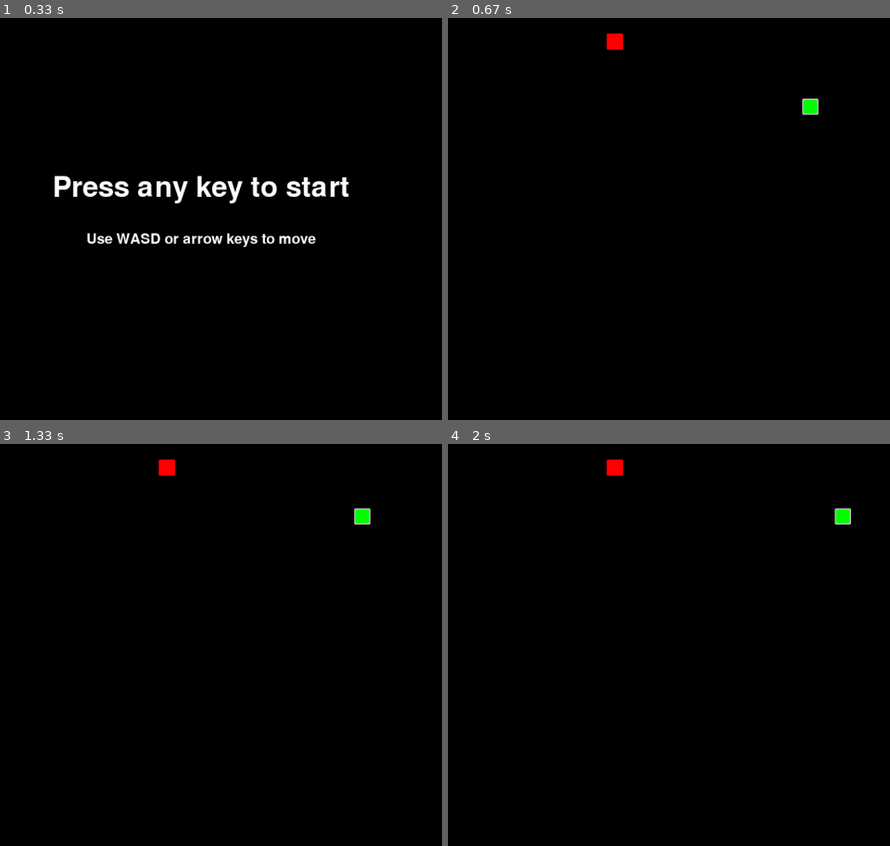
Above: before the commit, frames 1-4 (two rows, left to right).
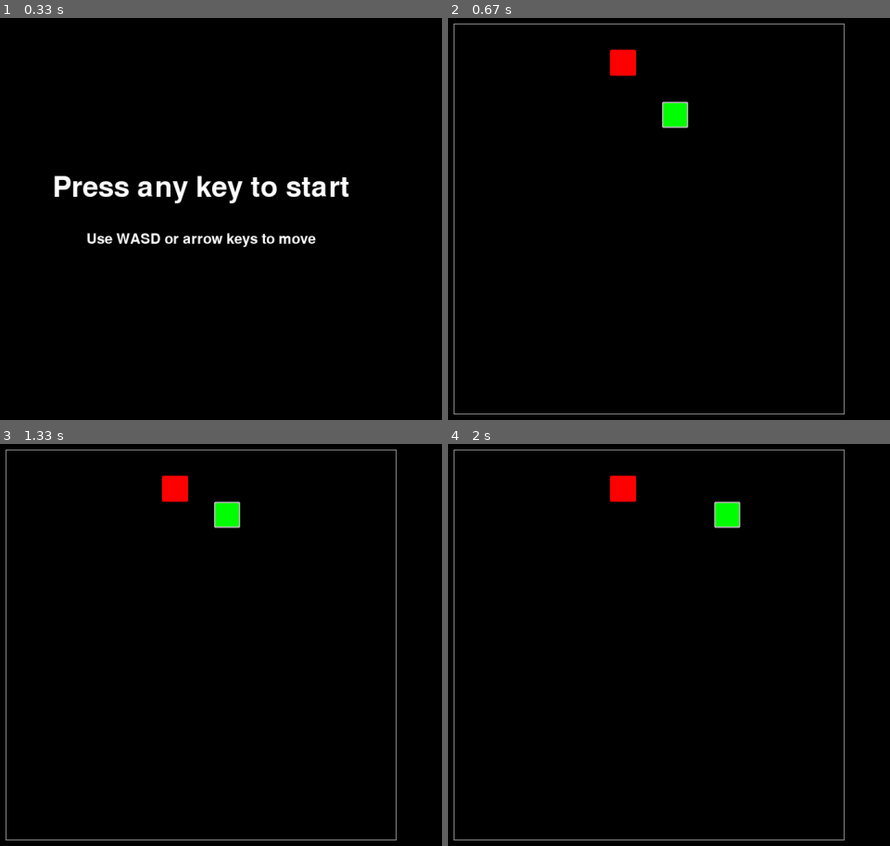
Above: after the commit, the same moments.

Repository: benbxncroft/pygame-snake
Game: pygame game, started from snake/snake.py
Two runs of this game, one before a commit and one after it. Both use one fixed random seed, a clock stepped at 60 frames per second and the inputs below.
Inputs:
- Up to frame 1 (0.33 s): no input
- Up to frame 2 (0.67 s): hold Right from 0.33 s (still down)
- Up to frame 3 (1.33 s): release Right at 0.8 s; hold Up 0.83-1.13 s; hold Right from 1.17 s (still down)
- Up to frame 4 (2 s): release Right at 1.63 s

Frame 1 is identical in both runs. In frame 2, 1.9% of the frame differs, in the area x 1-90%, y 1-99%; in frame 3, 1.9%; in frame 4, 1.9%.

Commit message:
snake add play area

Diff:
--- a/snake/snake.py
+++ b/snake/snake.py
@@ -4,20 +4,20 @@
 
 pygame.init()
 
-PIXEL_WIDTH = 25
+PIXEL_WIDTH = 40
 DIRECTIONS = {"up": (0, -1), "down": (0, 1), "left": (-1, 0), "right": (1, 0)}
 MOVE_EVENT = pygame.event.custom_type()
 pygame.time.set_timer(MOVE_EVENT, 250)
 
 
-def random_pos(screen, is_player=False) -> pygame.Vector2:
+def random_pos(surface, is_player=False) -> pygame.Vector2:
     if is_player:
-        # do not start player on edge of screen
+        # do not start player on edge of area
         rand_value = (0.2, 0.8)
     else:
         rand_value = (0, 1)
-    start_x = random.uniform(*rand_value) * (screen.get_width() - PIXEL_WIDTH)
-    start_y = random.uniform(*rand_value) * (screen.get_height() - PIXEL_WIDTH)
+    start_x = random.uniform(*rand_value) * (surface.get_width() - PIXEL_WIDTH)
+    start_y = random.uniform(*rand_value) * (surface.get_height() - PIXEL_WIDTH)
     start_x = start_x // PIXEL_WIDTH * PIXEL_WIDTH
     start_y = start_y // PIXEL_WIDTH * PIXEL_WIDTH
     return pygame.Vector2(start_x, start_y)
@@ -39,7 +39,7 @@
 
 
 def reset_food(state) -> None:
-    state.food_pos = random_pos(state.screen)
+    state.food_pos = random_pos(state.play_area)
     if pygame.Rect.collidepoint(state.snake_head, state.food_pos):
         reset_food(state)
     for chunk in state.snake_trail:
@@ -51,7 +51,7 @@
 
 
 def draw_food(state) -> None:
-    pygame.draw.rect(state.screen, "red", state.food, 0, 2)
+    pygame.draw.rect(state.play_area, "red", state.food, 0, 2)
 
 
 def handle_move_event(state) -> None:
@@ -95,9 +95,9 @@
 
 
 def draw_snake_chunk(state, chunk) -> None:
-    pygame.draw.rect(state.screen, "grey", chunk, 0, 2)
+    pygame.draw.rect(state.play_area, "grey", chunk, 0, 2)
     pygame.draw.rect(
-        state.screen,
+        state.play_area,
         "green",
         (chunk.left + 2, chunk.top + 2, chunk.width - 4, chunk.width - 4),
         0,
@@ -167,41 +167,76 @@
     pygame.display.flip()
 
 
-def init_player(screen) -> pygame.Rect:
-    start_pos = random_pos(screen, True)
+def init_player(surface) -> pygame.Rect:
+    start_pos = random_pos(surface, True)
     snake_head = pygame.Rect(start_pos.x, start_pos.y, PIXEL_WIDTH, PIXEL_WIDTH)
     return snake_head
 
 
-def init_food(screen) -> pygame.Rect:
-    food_pos = random_pos(screen)
+def init_food(surface) -> pygame.Rect:
+    food_pos = random_pos(surface)
     food = pygame.Rect(food_pos.x, food_pos.y, PIXEL_WIDTH, PIXEL_WIDTH)
     return food
 
 
-def init_player_and_food(screen) -> dict[str, pygame.Rect]:
+def init_player_and_food(state) -> None:
     return {
-        "snake_head": init_player(screen),
-        "food": init_food(screen),
+        "snake_head": init_player(state["play_area"]),
+        "food": init_food(state["play_area"]),
     }
 
 
-def collision(state) -> bool:
+def player_collision(state) -> bool:
     for chunk in state.snake_trail:
         if pygame.Rect.colliderect(state.snake_head, chunk):
             return True
 
 
 def in_bounds(state) -> bool:
-    screen_rect = pygame.Rect(0, 0, state.screen.get_width(), state.screen.get_height())
-    return screen_rect.collidepoint(
+    play_area_rect = pygame.Rect(
+        0, 0, state.play_area.get_width(), state.play_area.get_height()
+    )
+    return play_area_rect.collidepoint(
         state.snake_head.left + (PIXEL_WIDTH / 2),
         state.snake_head.top + (PIXEL_WIDTH / 2),
     )
 
 
 def game_over(state) -> bool:
-    return collision(state) and in_bounds(state)
+    return player_collision(state) or not in_bounds(state)
+
+
+def define_play_area() -> pygame.Surface:
+    width = PIXEL_WIDTH * 15
+    height = PIXEL_WIDTH * 15
+
+    play_area = pygame.Surface((width, height))
+    play_area.convert()
+
+    return play_area
+
+
+def blit_play_area(state) -> None:
+    x = (state.screen.get_width() / 2) - (state.play_area.get_width() / 2)
+    y = (state.screen.get_height() / 2) - (state.play_area.get_height() / 2)
+
+    state.screen.blit(state.play_area, (x, y))
+
+
+def reset_play_area(state) -> None:
+    border_rect_outer = pygame.Rect(
+        0, 0, state.play_area.get_width(), state.play_area.get_height()
+    )
+    border_rect_inner = pygame.Rect(
+        1, 1, state.play_area.get_width() - 2, state.play_area.get_height() - 2
+    )
+    pygame.draw.rect(state.play_area, "grey", border_rect_outer)
+    pygame.draw.rect(state.play_area, "black", border_rect_inner)
+
+
+def render_play_area(state) -> None:
+    blit_play_area(state)
+    reset_play_area(state)
 
 
 def play(state) -> None:
@@ -209,6 +244,7 @@
 
     state.screen.fill("black")
 
+    render_play_area(state)
     draw_food(state)
     draw_snake(state)
 
@@ -217,19 +253,21 @@
 
 def init() -> SimpleNamespace:
     state = {}
-    state["screen"] = pygame.display.set_mode((1280, 720))
-    state.update(init_player_and_food(state["screen"]))
-
+    screen = pygame.display.set_mode((1280, 720))
+    state["play_area"] = define_play_area()
     direction = random.choice(list(DIRECTIONS.values()))
 
     state.update(
         {
+            "screen": screen,
             "running": True,
             "start_screen": True,
             "snake_trail": [],
             "direction": direction,
         }
     )
+
+    state.update(init_player_and_food(state))
 
     return SimpleNamespace(**state)
 
